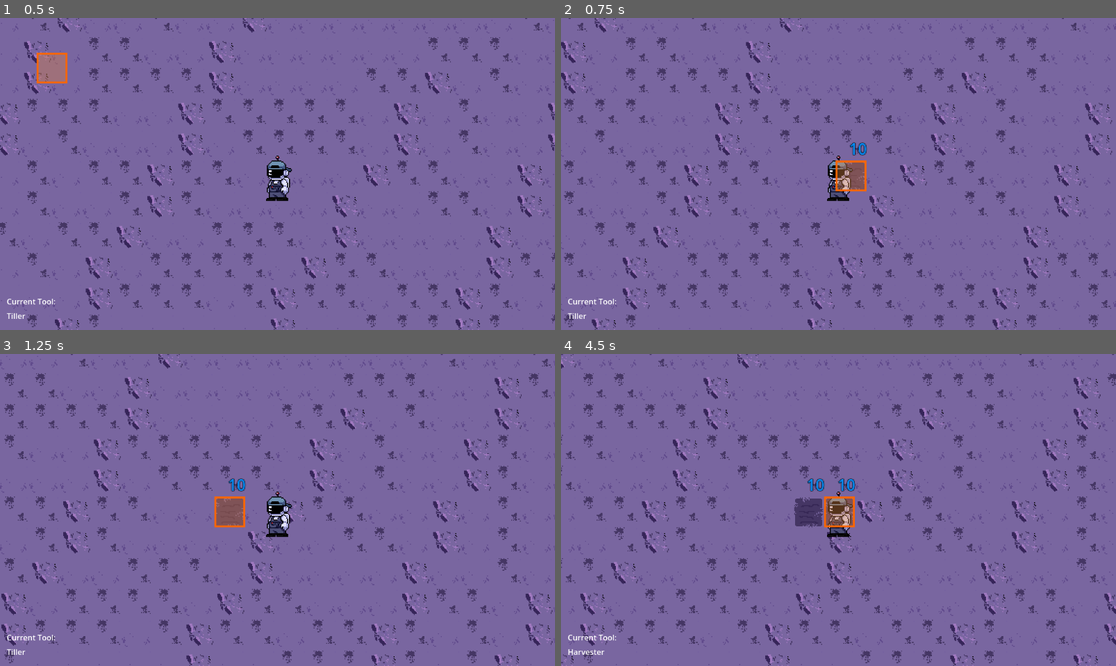
Above: before the commit, frames 1-4 (two rows, left to right).
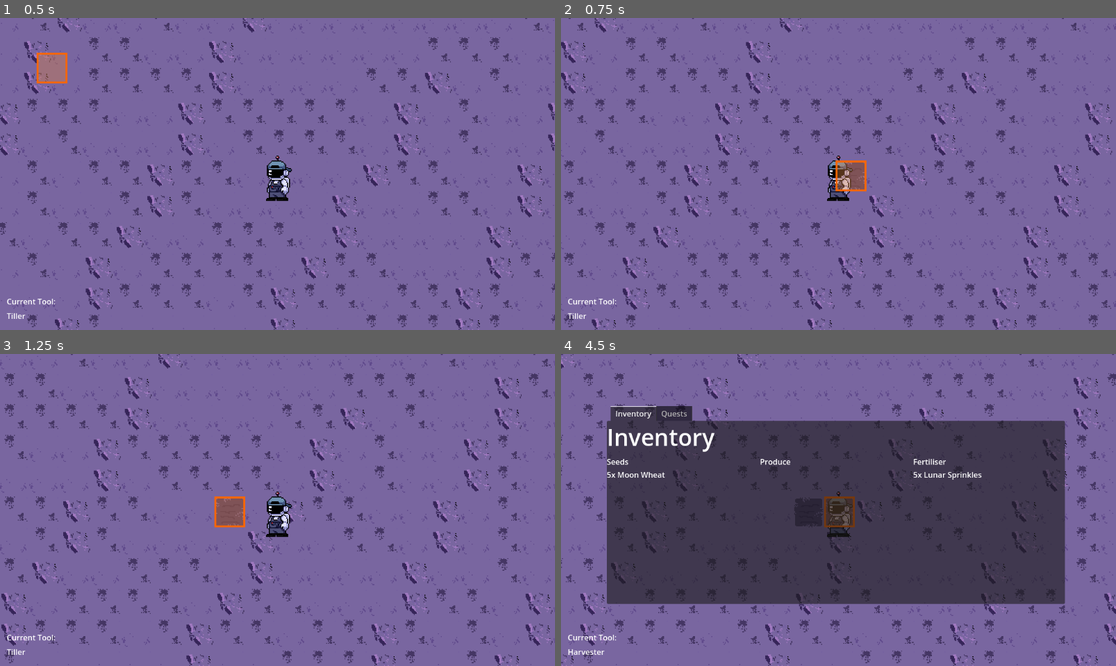
Above: after the commit, the same moments.

Repository: DevFTB/Moonbeam-Meadows
Game: Godot game, scene res://Level/moon.tscn
The game is run twice, just before and just after one commit, with the same random seed, the same clock (stepped at 60 frames per second) and the same inputs.
Inputs (mouse positions are in pixels of both pictures, inside the frame that each line leads up to):
- Up to frame 1 (0.5 s): no input
- Up to frame 2 (0.75 s): tap Enter at 0.5 s; move the mouse to (960, 158) at 0.52 s; press the mouse at (960, 158) at 0.53 s; hold D (move_right) from 0.53 s (still down)
- Up to frame 3 (1.25 s): keep holding D (move_right)
- Up to frame 4 (4.5 s): move the mouse to (727, 525) at 1.27 s; release D (move_right) at 1.28 s; release the mouse at (727, 525) at 1.28 s; hold S (move_down) 1.28-2.03 s; tap 1 (select_tool1) at 1.35 s; click (727, 525) at 1.55 s; move the mouse to (894, 441) at 2.02 s; hold D (move_right) 2.03-2.78 s; hold 2 (select_tool2) 2.03-2.78 s; click (894, 441) at 2.3 s; move the mouse to (810, 572) at 2.77 s; hold W (move_up) 2.78-3.53 s; tap 3 (select_tool3) at 2.85 s; click (810, 572) at 3.05 s; move the mouse to (1005, 556) at 3.52 s; hold 4 (select_tool4) 3.53-4.28 s; hold A (move_left) from 3.53 s (still down); click (1005, 556) at 3.8 s; tap Tab (open_menu) at 4.15 s; move the mouse to (672, 463) at 4.27 s; tap 5 (select_tool5) at 4.35 s

Frame 1 is identical in both runs. In frame 2, less than 0.1% of the frame differs, in the area x 52-56%, y 39-45%; in frame 3, less than 0.1%; in frame 4, 49%, in the area x 8-91%, y 16-81%.

Commit message:
fixed planting/harvesting bugs and added inventory gui

Diff:
--- a/Level/Crops/CropEntity.gd
+++ b/Level/Crops/CropEntity.gd
@@ -33,6 +33,7 @@
 		current_stage = 0
 
 		$GrowthTimer.start()
+		$WaterLabel.visible = true
 
 func increment_stage():
 	if current_stage < crop.amount_of_stages - 1:
@@ -47,7 +48,10 @@
 	water_level = 1
 
 func harvest():
-	queue_free()
+	crop = null
+	$CropSprite.texture = null
+	$GrowthTimer.stop()
+	$WaterLabel.visible = false
 
 func _on_growth_timer_timeout():
 	increment_stage()
--- a/Level/Crops/CropResource.gd
+++ b/Level/Crops/CropResource.gd
@@ -13,3 +13,6 @@
 @export_subgroup("Item")
 @export var seed_texture : Texture2D
 @export var item_texture : Texture2D
+
+func get_display_name():
+	return crop_name
--- a/Level/Crops/FertiliserResource.gd
+++ b/Level/Crops/FertiliserResource.gd
@@ -4,3 +4,6 @@
 @export var fertiliser_name = "Fertiliser"
 @export var growth_multiplier = 2
 @export var item_texture : Texture2D
+
+func get_display_name():
+	return fertiliser_name
--- a/Level/Crops/crop_entity.tscn
+++ b/Level/Crops/crop_entity.tscn
@@ -14,12 +14,11 @@
 centered = false
 offset = Vector2(-16, -48)
 
-[node name="FertilisedSprite" type="Sprite2D" parent="."]
-
 [node name="GrowthTimer" type="Timer" parent="."]
 wait_time = 2.0
 
 [node name="WaterLabel" type="Label" parent="."]
+visible = false
 z_index = 1
 offset_left = -2.0
 offset_top = -40.0
--- a/Level/Crops/moon_wheat.tres
+++ b/Level/Crops/moon_wheat.tres
@@ -1,4 +1,4 @@
-[gd_resource type="Resource" script_class="CropResource" load_steps=6 format=3]
+[gd_resource type="Resource" script_class="CropResource" load_steps=6 format=3 uid="uid://da3d7042yonen"]
 
 [ext_resource type="Script" path="res://Level/Crops/CropResource.gd" id="1_uesbj"]
 [ext_resource type="Texture2D" uid="uid://klmhj7adxkvh" path="res://Level/Crops/crop_spritesheet.png" id="2_kng6a"]
@@ -21,3 +21,4 @@
 amount_of_stages = 3
 stage_textures = Array[Texture2D]([SubResource("AtlasTexture_h3e4s"), SubResource("AtlasTexture_5y8v1"), SubResource("AtlasTexture_5rlhg")])
 rate_of_growth = 1.0
+dehydration_rate = 0.05
--- /dev/null
+++ b/Level/InventoryGUI.gd
@@ -0,0 +1,22 @@
+extends Label
+
+@export var inventory : Node
+
+# Called when the node enters the scene tree for the first time.
+func _ready():
+	pass # Replace with function body.
+
+
+func update_text():
+	var new_text = ""
+	for item in inventory.inventory.keys():
+		new_text += "%dx %s \n" % [inventory.inventory[item], item.get_display_name()]
+
+	text = new_text
+
+
+
+
+func _on_phone_gui_opened_menu():
+	update_text()
+	pass # Replace with function body.
--- a/Level/Level.gd
+++ b/Level/Level.gd
@@ -23,10 +23,12 @@
 
 func plant_land(grid_position : Vector2i, crop: CropResource):
 	if crop_map.has(grid_position):
-		crop_map[grid_position].set_crop(crop)
-		return true
-	else:
-		return false
+		var crop_entity = crop_map[grid_position]
+		if crop_entity.crop == null:
+			crop_map[grid_position].set_crop(crop)
+			return true
+
+	return false
 
 func fertilise_land(grid_position : Vector2i, fertiliser : FertiliserResource):
 	if crop_map.has(grid_position):
@@ -35,7 +37,6 @@
 		return true
 	else:
 		return false
-	pass
 
 func till_land(grid_position : Vector2i):
 	var tile_data : TileData = get_cell_tile_data(0, grid_position)
@@ -57,11 +58,11 @@
 	else:
 		return false
 
-func harvest_land(grid_position: Vector2i):
+func harvest_land(grid_position: Vector2i, inventory):
 	if crop_map.has(grid_position):
 		var crop_entity = crop_map[grid_position]
 
 		if crop_entity.is_fully_grown():
-			$Player/ProduceInventory.add(crop_entity.crop, 1)
+			inventory.add(crop_entity.crop, 1)
 			crop_entity.harvest()
 	pass
--- /dev/null
+++ b/Level/PhoneGUI.gd
@@ -0,0 +1,14 @@
+extends TabContainer
+
+signal opened_menu
+
+# Called when the node enters the scene tree for the first time.
+func _ready():
+	pass # Replace with function body.
+
+
+func _input(event):
+	if event is InputEventKey and event.is_action_pressed("open_menu"):
+		visible = !visible
+		if visible == true:
+			opened_menu.emit()
--- a/Level/moon.tscn
+++ b/Level/moon.tscn
@@ -1,19 +1,24 @@
-[gd_scene load_steps=12 format=3 uid="uid://gxslbfw5ud7q"]
+[gd_scene load_steps=15 format=3 uid="uid://gxslbfw5ud7q"]
 
 [ext_resource type="TileSet" uid="uid://dsntvsfcov3kf" path="res://Level/moon_tileset.tres" id="1_7871s"]
 [ext_resource type="SpriteFrames" uid="uid://batd5fcqiq2fx" path="res://Player/player_sprite_frames.tres" id="2_373r8"]
 [ext_resource type="Script" path="res://Player/Player.gd" id="2_p03jk"]
 [ext_resource type="Script" path="res://Level/Level.gd" id="2_qn437"]
-[ext_resource type="Resource" path="res://Level/Crops/moon_wheat.tres" id="3_g61yd"]
+[ext_resource type="Resource" uid="uid://da3d7042yonen" path="res://Level/Crops/moon_wheat.tres" id="3_g61yd"]
 [ext_resource type="Script" path="res://GUI/ToolGUI.gd" id="4_i0hmv"]
 [ext_resource type="Resource" uid="uid://digrf2r5b0p0h" path="res://Level/Crops/lunar_sprinkles.tres" id="4_o1p1q"]
 [ext_resource type="Script" path="res://Player/InventoryComponent.gd" id="5_0ppol"]
 [ext_resource type="Script" path="res://Level/SelectionMarker.gd" id="5_7l4a3"]
 [ext_resource type="Texture2D" uid="uid://duwmw3oitb6i5" path="res://Player/selection_marker.png" id="5_jbcsb"]
+[ext_resource type="Script" path="res://Level/InventoryGUI.gd" id="9_eeu31"]
+[ext_resource type="Script" path="res://Level/PhoneGUI.gd" id="9_qrgnn"]
 
 [sub_resource type="CapsuleShape2D" id="CapsuleShape2D_i4osl"]
 radius = 17.0
 height = 60.0
+
+[sub_resource type="LabelSettings" id="LabelSettings_qaotf"]
+font_size = 48
 
 [node name="Moon" type="TileMap"]
 tile_set = ExtResource("1_7871s")
@@ -85,9 +90,93 @@
 size_flags_vertical = 3
 text = "Tiller"
 
+[node name="PhoneGUI" type="TabContainer" parent="CanvasLayer/GUI"]
+visible = false
+layout_mode = 1
+anchors_preset = 14
+anchor_top = 0.5
+anchor_right = 1.0
+anchor_bottom = 0.5
+offset_left = 96.0
+offset_top = -211.0
+offset_right = -105.0
+offset_bottom = 200.0
+grow_horizontal = 2
+grow_vertical = 2
+script = ExtResource("9_qrgnn")
+
+[node name="Inventory" type="Control" parent="CanvasLayer/GUI/PhoneGUI"]
+layout_mode = 2
+
+[node name="Label" type="Label" parent="CanvasLayer/GUI/PhoneGUI/Inventory"]
+layout_mode = 1
+offset_right = 224.0
+offset_bottom = 70.0
+text = "Inventory"
+label_settings = SubResource("LabelSettings_qaotf")
+
+[node name="InventorySections" type="HBoxContainer" parent="CanvasLayer/GUI/PhoneGUI/Inventory"]
+layout_mode = 1
+anchors_preset = 15
+anchor_right = 1.0
+anchor_bottom = 1.0
+offset_top = 73.0
+grow_horizontal = 2
+grow_vertical = 2
+
+[node name="VBoxContainer" type="VBoxContainer" parent="CanvasLayer/GUI/PhoneGUI/Inventory/InventorySections"]
+layout_mode = 2
+size_flags_horizontal = 3
+
+[node name="Label" type="Label" parent="CanvasLayer/GUI/PhoneGUI/Inventory/InventorySections/VBoxContainer"]
+layout_mode = 2
+text = "Seeds
+"
+
+[node name="Label2" type="Label" parent="CanvasLayer/GUI/PhoneGUI/Inventory/InventorySections/VBoxContainer" node_paths=PackedStringArray("inventory")]
+layout_mode = 2
+size_flags_vertical = 2
+script = ExtResource("9_eeu31")
+inventory = NodePath("../../../../../../../Player/SeedInventory")
+
+[node name="VBoxContainer2" type="VBoxContainer" parent="CanvasLayer/GUI/PhoneGUI/Inventory/InventorySections"]
+layout_mode = 2
+size_flags_horizontal = 3
+
+[node name="Label" type="Label" parent="CanvasLayer/GUI/PhoneGUI/Inventory/InventorySections/VBoxContainer2"]
+layout_mode = 2
+text = "Produce"
+
+[node name="Label2" type="Label" parent="CanvasLayer/GUI/PhoneGUI/Inventory/InventorySections/VBoxContainer2" node_paths=PackedStringArray("inventory")]
+layout_mode = 2
+size_flags_vertical = 2
+script = ExtResource("9_eeu31")
+inventory = NodePath("../../../../../../../Player/ProduceInventory")
+
+[node name="VBoxContainer3" type="VBoxContainer" parent="CanvasLayer/GUI/PhoneGUI/Inventory/InventorySections"]
+layout_mode = 2
+size_flags_horizontal = 3
+
+[node name="Label" type="Label" parent="CanvasLayer/GUI/PhoneGUI/Inventory/InventorySections/VBoxContainer3"]
+layout_mode = 2
+text = "Fertiliser"
+
+[node name="Label3" type="Label" parent="CanvasLayer/GUI/PhoneGUI/Inventory/InventorySections/VBoxContainer3" node_paths=PackedStringArray("inventory")]
+layout_mode = 2
+size_flags_vertical = 2
+script = ExtResource("9_eeu31")
+inventory = NodePath("../../../../../../../Player/FertiliserInventory")
+
+[node name="Quests" type="Control" parent="CanvasLayer/GUI/PhoneGUI"]
+visible = false
+layout_mode = 2
+
 [node name="SelectionMarker" type="Sprite2D" parent="." node_paths=PackedStringArray("reference_node")]
 texture = ExtResource("5_jbcsb")
 script = ExtResource("5_7l4a3")
 reference_node = NodePath("../Player")
 
 [connection signal="tool_changed" from="Player" to="CanvasLayer/GUI/ToolGUI" method="_on_player_tool_changed"]
+[connection signal="opened_menu" from="CanvasLayer/GUI/PhoneGUI" to="CanvasLayer/GUI/PhoneGUI/Inventory/InventorySections/VBoxContainer/Label2" method="_on_phone_gui_opened_menu"]
+[connection signal="opened_menu" from="CanvasLayer/GUI/PhoneGUI" to="CanvasLayer/GUI/PhoneGUI/Inventory/InventorySections/VBoxContainer2/Label2" method="_on_phone_gui_opened_menu"]
+[connection signal="opened_menu" from="CanvasLayer/GUI/PhoneGUI" to="CanvasLayer/GUI/PhoneGUI/Inventory/InventorySections/VBoxContainer3/Label3" method="_on_phone_gui_opened_menu"]
--- a/Player/Player.gd
+++ b/Player/Player.gd
@@ -47,7 +47,7 @@
 				if get_parent().water_land(grid_position):
 					water_tank -= 1
 		Tool.HARVEST:
-			get_parent().harvest_land(grid_position)
+			get_parent().harvest_land(grid_position, $ProduceInventory)
 	pass
 
 func fill_water_tank():
Not shown, changed: .gitignore
